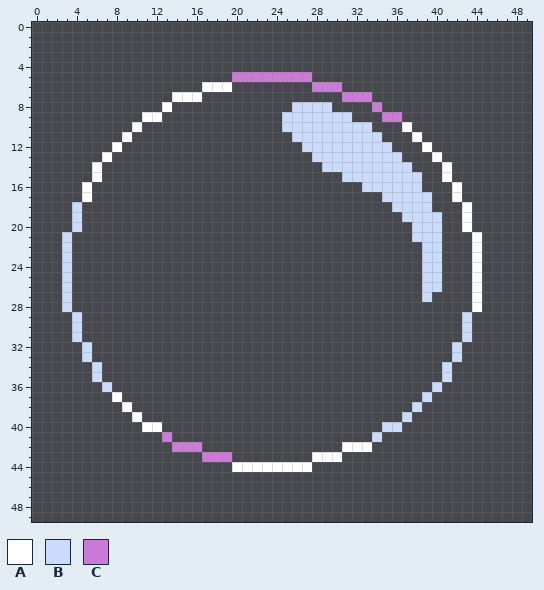
One commit to this pixel-art sprite: assets/burbuja.png. The picture above is the old version.
The file is 50x50 pixels.
Palette (. is transparent): A #ffffff  B #cbdbfc  C #cb7bd7
Pixels before (only the part around the change), first column x 0:
 3 ................................................
 4 ................................................
 5 ....................CCCCCCCC....................
 6 .................AAA........CCC.................
 7 ..............AAA..............CCC..............
 8 .............A............BBBB....C.............
 9 ...........AA............BBBBBBB...CC...........
10 ..........A..............BBBBBBBBB...A..........
11 .........A................BBBBBBBBB...A.........
12 ........A..................BBBBBBBBB...A........
13 .......A....................BBBBBBBBB...A.......
14 ......A......................BBBBBBBBB...A......
15 ......A........................BBBBBBBB..A......
16 .....A...........................BBBBBB...A.....
17 .....A.............................BBBBB..A.....
18 ....B...............................BBBB...A....
19 ....B................................BBBB..A....
20 ....B.................................BBB..A....
21 ...B..................................BBB...A...
22 ...B...................................BB...A...
23 ...B...................................BB...A...
24 ...B...................................BB...A...
25 ...B...................................BB...A...
26 ...B...................................BB...A...
27 ...B...................................B....A...
28 ...B........................................A...
29 ....B......................................B....
30 ....B......................................B....
31 ....B......................................B....
32 .....B....................................B.....
33 .....B....................................B.....
34 ......B..................................B......
35 ......B..................................B......
36 .......B................................B.......
37 ........A..............................B........
38 .........A............................B.........
39 ..........A..........................B..........
40 ...........AA......................BB...........
41 .............C....................B.............
42 ..............CCC..............AAA..............
43 .................CCC........AAA.................
44 ....................AAAAAAAA....................
45 ................................................
46 ................................................
47 ................................................
48 ................................................
49 ................................................
Now the later version:
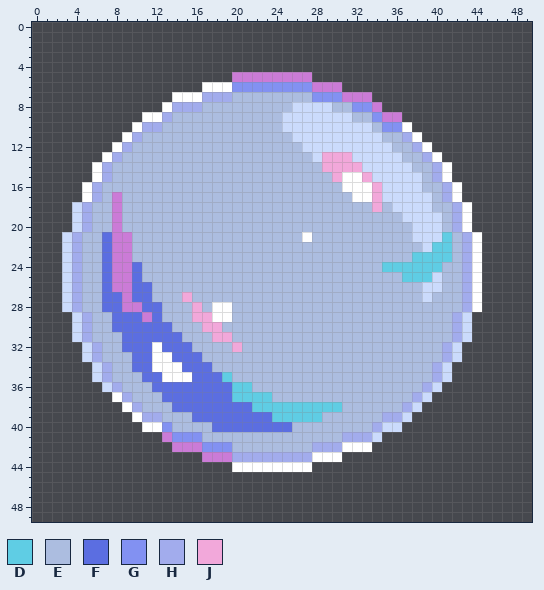
Colours new in this view: D #5fcde4  E #acbde0  F #5b6ee1  G #8291f2  H #a2aced  J #f2a8da
What changed:
Changed rows in their new state; - is an unchanged pixel.
first column x 4:
 6 ----------------GGGGGGGG----------------
 7 -------------HHHEEEEEEEEGGG-------------
 8 ----------HHHEEEEEEEEE----EEGG----------
 9 ---------HEEEEEEEEEEE-------EEG---------
10 -------HHEEEEEEEEEEEE---------EGG-------
11 ------HEEEEEEEEEEEEEEE---------EEH------
12 -----HEEEEEEEEEEEEEEEEE---------EEH-----
13 ----HEEEEEEEEEEEEEEEEEEE-JJJ-----EEH----
14 ---HEEEEEEEEEEEEEEEEEEEEEJJJJ-----EEH---
15 ---HEEEEEEEEEEEEEEEEEEEEEEJAAJ-----EH---
16 --HEEEEEEEEEEEEEEEEEEEEEEEEAAAJ----EEH--
17 --HECEEEEEEEEEEEEEEEEEEEEEEEAAJ-----EH--
18 -HEECEEEEEEEEEEEEEEEEEEEEEEEEEJE----EEH-
19 -HEECEEEEEEEEEEEEEEEEEEEEEEEEEEEE----EH-
20 -HEECEEEEEEEEEEEEEEEEEEEEEEEEEEEEE---EH-
21 HEEFCCEEEEEEEEEEEEEEEEEAEEEEEEEEEE---DEH
22 HEEFCCEEEEEEEEEEEEEEEEEEEEEEEEEEEEE-DDEH
23 HEEFCCEEEEEEEEEEEEEEEEEEEEEEEEEEEEDDDDEH
24 HEEFCCFEEEEEEEEEEEEEEEEEEEEEEEEDDDDDDEEH
25 HEEFCCFEEEEEEEEEEEEEEEEEEEEEEEEEEDDD-EEH
26 HEEFCCFFEEEEEEEEEEEEEEEEEEEEEEEEEEE--EEH
27 HEEFFCFFEEEJEEEEEEEEEEEEEEEEEEEEEEE-EEEH
28 HEEFFCCFFEEEJEAAEEEEEEEEEEEEEEEEEEEEEEEH
29 -HEEFFFCFEEEJJAAEEEEEEEEEEEEEEEEEEEEEEH-
30 -HEEFFFFFFEEEJJEEEEEEEEEEEEEEEEEEEEEEEH-
31 -HEEEFFFFFFEEEJJEEEEEEEEEEEEEEEEEEEEEEH-
32 --HEEFFFAFFFEEEEJEEEEEEEEEEEEEEEEEEEEH--
33 --HEEEFFAAFFFEEEEEEEEEEEEEEEEEEEEEEEEH--
34 ---HEEFFAAAFFFEEEEEEEEEEEEEEEEEEEEEEH---
35 ---HEEEFFAAAFFFDEEEEEEEEEEEEEEEEEEEEH---
36 ----HEEEFFFFFFFFDDEEEEEEEEEEEEEEEEEH----
37 -----HEEEFFFFFFFDDDDEEEEEEEEEEEEEEH-----
38 ------HEEEFFFFFFFFDDDDDDDDDEEEEEEH------
39 -------HHEEEFFFFFFFFDDDDDEEEEEEHH-------
40 ---------GEEEEFFFFFFFFEEEEEEEEH---------
41 ----------GGGEEEEEEEEEEEEEEHHH----------
42 -------------GGGEEEEEEEEHHH-------------
43 ----------------HHHHHHHH----------------
Where, in picture pixels (left, top, right, bottom), the same in both pictures:
changed: (72, 82, 472, 462)
